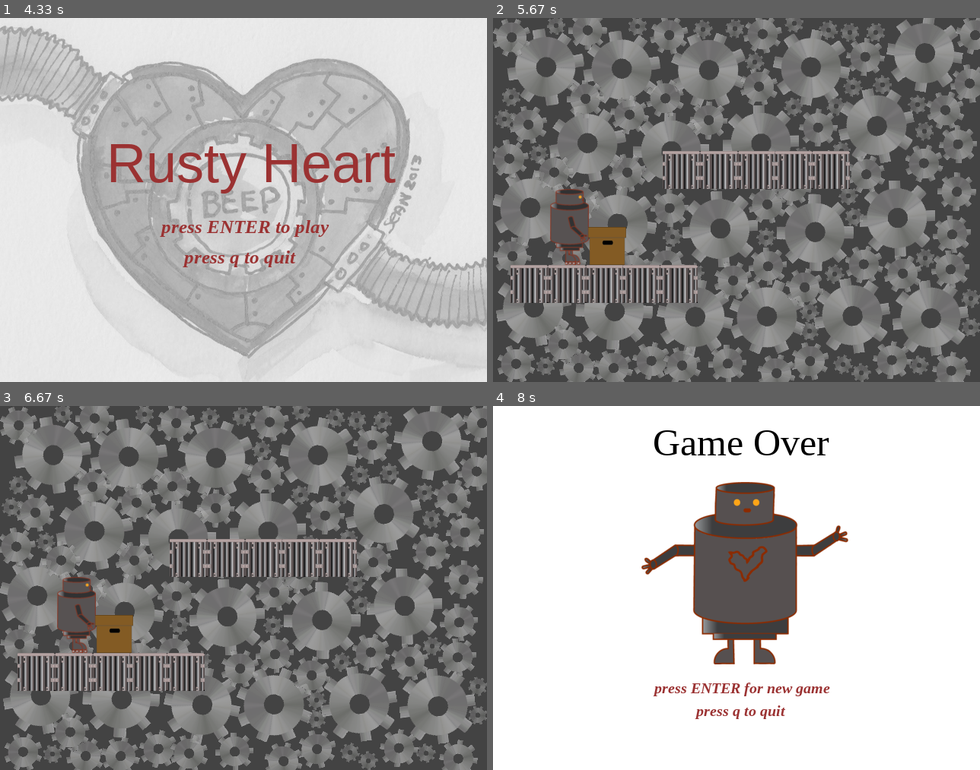
Above: before the commit, frames 1-4 (two rows, left to right).
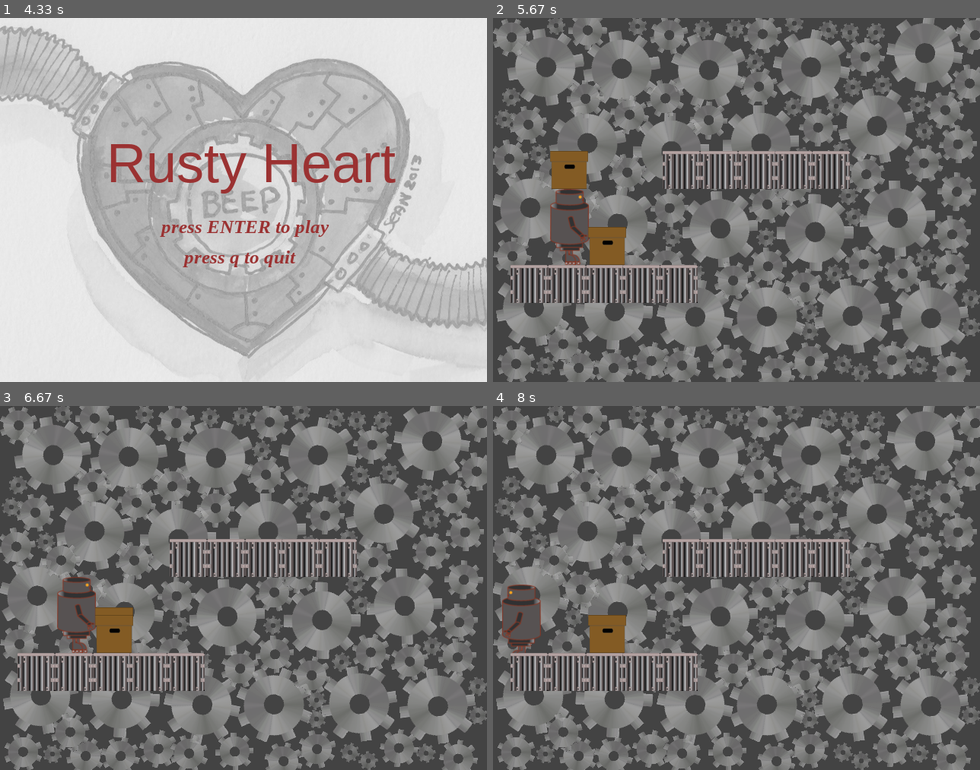
Above: after the commit, the same moments.

Repository: beatriceliang/RustyHeart
Game: pygame game, started from RustyHeart.py
Two runs of this game, one before a commit and one after it. Both use one fixed random seed, a clock stepped at 60 frames per second and the inputs below. The source is Python 2; it was converted automatically to run under Python 3.
Inputs:
- Up to frame 1 (4.33 s): tap Enter at 0.33, 4.07 s; hold Space 0.67-1.13 s; hold Right 0.67-1.13 s; hold Up 1.67-2.13 s; hold Right 2.67-3.2 s; hold Left 3.23-3.63 s
- Up to frame 2 (5.67 s): tap Enter at 4.4 s; hold Right 4.73-5.37 s; hold Right from 5.4 s (still down); tap Space at 5.47 s
- Up to frame 3 (6.67 s): tap Space at 5.77, 6.47 s; release Right at 5.87 s; hold Up from 6.4 s (still down)
- Up to frame 4 (8 s): release Up at 6.7 s; hold Right 6.73-7.2 s; tap Space at 6.8, 7.1, 7.3, 7.6, 7.87 s; hold Left 7.23-7.77 s; hold Up from 7.8 s (still down)

Frame 1 is identical in both runs. In frame 2, 0.8% of the frame differs, in the area x 11-20%, y 36-47%; in frame 3, 0.2%; in frame 4, 97%, in the area x 0-100%, y 0-100%.

Commit message:
changed RustyHeart so that cardboard boxes and
metal boxes are added in lists

Diff:
--- a/RustyHeart.py
+++ b/RustyHeart.py
@@ -45,6 +45,8 @@
 
 	def main(self):
 		refresh = []
+		cboxes = []
+		mboxes = []
 		self.drawBkg(refresh)
 		pygame.display.update()
 
@@ -88,14 +90,16 @@
 							soundstate = "play"
 
 							self.drawBkg(refresh,'factory.png')
-							mbox = box.Box([-100,300],"metal",self.rusty,self.boxImages)
-							mbox2 = box.Box([100,150],"metal",self.rusty,self.boxImages)
-							cbox = box.Box([100,240],"cardboard",self.rusty,self.boxImages)
+							mboxes.append(box.Box([-100,300],"metal",self.rusty,self.boxImages))
+							mboxes.append(box.Box([100,150],"metal",self.rusty,self.boxImages))
+							cboxes.append(box.Box([100,240],"cardboard",self.rusty,self.boxImages))
+
 
 							self.screen.blit( self.rusty.image, self.rusty.rect )
-							self.screen.blit(mbox2.image, mbox2.rect)
-							self.screen.blit( mbox.image, mbox.rect)
-							self.screen.blit( cbox.image, cbox.rect)
+							for i in range(len(mboxes)):
+								self.screen.blit(mboxes[i].image, mboxes[i].rect)
+							for i in range(len(cboxes)):
+								self.screen.blit( cboxes[i].image, cboxes[i].rect)
 
 							pygame.display.update()
 				pygame.display.update(refresh)
@@ -119,7 +123,8 @@
 							jump.play()
 						if event.key == pygame.K_SPACE:
 							pygame.display.update(refresh)
-							cbox.pickUp()
+							for i in range(len(cboxes)):
+								cboxes[i].pickUp()
 							pickup.play()
 					if event.type == pygame.KEYUP:
 						if event.key == pygame.K_LEFT or event.key == pygame.K_RIGHT:
@@ -142,28 +147,33 @@
 
 
 				self.drawBkg(refresh,'factory.png',self.rusty.rect)
-				self.drawBkg(refresh,'factory.png',mbox.rect)
-				self.drawBkg(refresh,'factory.png', mbox2.rect)
-				self.drawBkg(refresh,'factory.png',cbox.rect)
-
-				if(not self.rusty.justJumped and self.rusty.rect.colliderect(cbox.rect) and ((self.rusty.image==self.rusty.leftImage and self.rusty.location[0]>cbox.location[0]) or (self.rusty.image==self.rusty.rightImage and self.rusty.location[0]<cbox.location[0]))):
-					self.rusty.speed[0] = 0
-				self.rusty.move([cbox,mbox,mbox2])
-				cbox.move([mbox,mbox2])
+				for i in range(len(mboxes)):
+					self.drawBkg(refresh,'factory.png',mboxes[i].rect)
+				for i in range(len(cboxes)):
+					self.drawBkg(refresh,'factory.png',cboxes[i].rect)
+					if(not self.rusty.justJumped and self.rusty.rect.colliderect(cboxes[i].rect) and ((self.rusty.image==self.rusty.leftImage and self.rusty.location[0]>cboxes[i].location[0]) or (self.rusty.image==self.rusty.rightImage and self.rusty.location[0]<cboxes[i].location[0]))):
+						self.rusty.speed[0] = 0
+				allboxes = []
+				allboxes = cboxes+mboxes
+				self.rusty.move(allboxes)
+				for i in range(len(cboxes)):
+					cboxes[i].move(mboxes)
 
 				self.rusty.rect = pygame.Rect((self.rusty.rect.width/2+self.rusty.location[0],self.rusty.rect.height/2+self.rusty.location[1]),(self.rusty.rect.width,self.rusty.rect.height))
-				mbox.rect = pygame.Rect((mbox.rect.width/2+mbox.location[0],mbox.rect.height/2+mbox.location[1]),(mbox.rect.width,mbox.rect.height))
-				cbox.rect = pygame.Rect((cbox.rect.width/2+cbox.location[0],cbox.rect.height/2+cbox.location[1]),(cbox.rect.width,cbox.rect.height))
-				mbox2.rect = pygame.Rect((mbox2.rect.width/2+mbox2.location[0],mbox2.rect.height/2+mbox2.location[1]),(mbox2.rect.width,mbox2.rect.height))
+				for i in range(len(mboxes)):
+					mboxes[i].rect = pygame.Rect((mboxes[i].rect.width/2+mboxes[i].location[0],mboxes[i].rect.height/2+mboxes[i].location[1]),(mboxes[i].rect.width,mboxes[i].rect.height))
+				for i in range(len(cboxes)):
+					cboxes[i].rect = pygame.Rect((cboxes[i].rect.width/2+cboxes[i].location[0],cboxes[i].rect.height/2+cboxes[i].location[1]),(cboxes[i].rect.width,cboxes[i].rect.height))
+				#mbox2.rect = pygame.Rect((mbox2.rect.width/2+mbox2.location[0],mbox2.rect.height/2+mbox2.location[1]),(mbox2.rect.width,mbox2.rect.height))
 
 				self.screen.blit(self.rusty.image,self.rusty.rect)
 				refresh.append(self.rusty.rect)
-				self.screen.blit(mbox.image,mbox.rect)
-				refresh.append(mbox.rect)
-				self.screen.blit(mbox2.image,mbox2.rect)
-				refresh.append(mbox2.rect)
-				self.screen.blit(cbox.image,cbox.rect)
-				refresh.append(cbox.rect)
+				for i in range(len(mboxes)):
+					self.screen.blit(mboxes[i].image,mboxes[i].rect)
+					refresh.append(mboxes[i].rect)
+				for i in range(len(cboxes)):
+					self.screen.blit(cboxes[i].image,cboxes[i].rect)
+					refresh.append(cboxes[i].rect)
 
 				# update the parts of the screen that need it
 				pygame.display.update(refresh)
